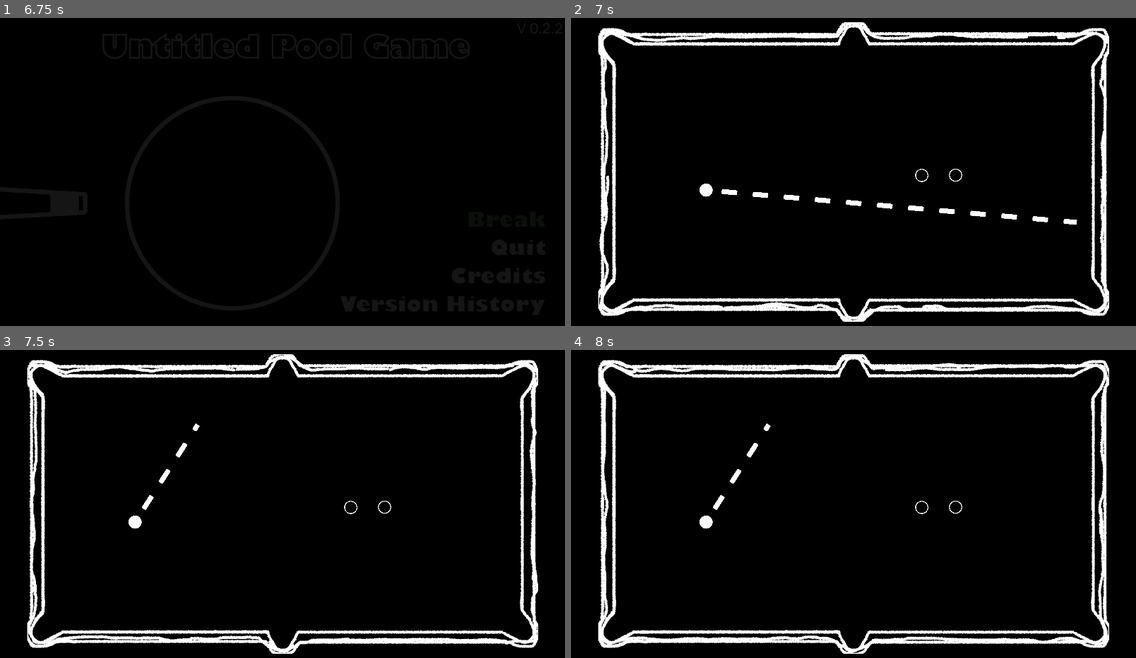
Above: before the commit, frames 1-4 (two rows, left to right).
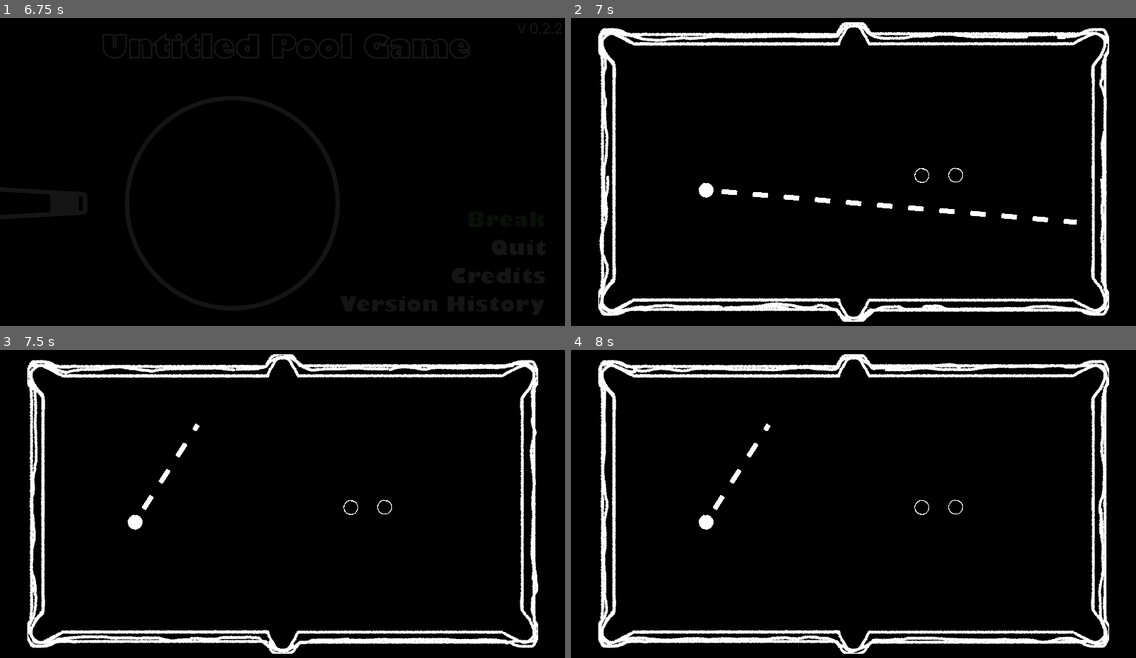
Above: after the commit, the same moments.

Repository: Muirotidua/IMGD1001-Project
Game: Godot game, scene res://scenes/splash_screen.tscn
Two runs of this game, one before a commit and one after it. Both use one fixed random seed, a clock stepped at 60 frames per second and the inputs below.
Inputs (mouse positions are in pixels of both pictures, inside the frame that each line leads up to):
- Up to frame 1 (6.75 s): move the mouse to (406, 156) at 0.52 s; hold Space (ball_hit) 0.53-1.28 s; move the mouse to (169, 187) at 1.27 s; tap one key every 0.75 s from 1.35 s: I (print_info) Backspace (rewind_shot) Space (ball_hit) I (print_info) Backspace (rewind_shot); move the mouse to (339, 101) at 2.02 s; move the mouse to (254, 233) at 2.77 s; move the mouse to (452, 218) at 3.52 s; move the mouse to (113, 122) at 4.27 s; move the mouse to (310, 172) at 5.02 s; hold Space (ball_hit) 5.03-5.75 s; click (508, 221) at 5.75 s; click (508, 221) at 6.5 s
- Up to frame 2 (7 s): no input
- Up to frame 3 (7.5 s): move the mouse to (197, 423) at 7.27 s; tap I (print_info) at 7.35 s
- Up to frame 4 (8 s): no input

Frame 1 is identical in both runs. In frame 2, 0.1% of the frame differs, in the area x 22-70%, y 48-59%; in frame 3, 0.1%; in frame 4, 0.1%.

Commit message:
art for cue ball,8 ball, and cue stick

Diff:
--- a/scenes/cue_ball.tscn
+++ b/scenes/cue_ball.tscn
@@ -1,9 +1,28 @@
-[gd_scene load_steps=7 format=3 uid="uid://c3ypj135jxvjd"]
+[gd_scene load_steps=10 format=3 uid="uid://c3ypj135jxvjd"]
 
 [ext_resource type="PhysicsMaterial" uid="uid://cnfo7swlk8npp" path="res://scenes/ball_physics_material.tres" id="1_c01jm"]
 [ext_resource type="Script" uid="uid://djt8v3mxy0ylo" path="res://scripts/cue_ball.gd" id="1_tbouf"]
-[ext_resource type="Texture2D" uid="uid://unfatubegi3u" path="res://visuals/ball/fullball.png" id="4_cov1h"]
+[ext_resource type="Texture2D" uid="uid://df7ixmmvqhnjd" path="res://visuals/cueball-filled/Untitled-1_0000_Layer-1-copy-3.png" id="3_datkq"]
 [ext_resource type="Texture2D" uid="uid://reh0mkbm5u42" path="res://visuals/ball/Dotted-Line Texture.png" id="4_datkq"]
+[ext_resource type="Texture2D" uid="uid://b3x7bm371vark" path="res://visuals/cueball-filled/Untitled-1_0001_Layer-1-copy-2.png" id="4_li0g8"]
+[ext_resource type="Texture2D" uid="uid://du3a6oavwejf8" path="res://visuals/cueball-filled/Untitled-1_0002_Layer-1-copy.png" id="5_h5tuf"]
+
+[sub_resource type="SpriteFrames" id="SpriteFrames_5bgfd"]
+animations = [{
+"frames": [{
+"duration": 1.0,
+"texture": ExtResource("3_datkq")
+}, {
+"duration": 1.0,
+"texture": ExtResource("4_li0g8")
+}, {
+"duration": 1.0,
+"texture": ExtResource("5_h5tuf")
+}],
+"loop": true,
+"name": &"default",
+"speed": 5.0
+}]
 
 [sub_resource type="CircleShape2D" id="CircleShape2D_nkrrx"]
 radius = 22.5
@@ -17,10 +36,11 @@
 script = ExtResource("1_tbouf")
 sprite_path = NodePath("FullBall")
 
-[node name="FullBall" type="Sprite2D" parent="."]
-position = Vector2(1.5258789e-05, 1.9073486e-06)
-scale = Vector2(0.075, 0.075)
-texture = ExtResource("4_cov1h")
+[node name="FullBall" type="AnimatedSprite2D" parent="."]
+scale = Vector2(0.06712963, 0.06712963)
+sprite_frames = SubResource("SpriteFrames_5bgfd")
+autoplay = "default"
+frame_progress = 0.818606
 
 [node name="CollisionShape2D" type="CollisionShape2D" parent="."]
 shape = SubResource("CircleShape2D_nkrrx")
--- a/scenes/eight_ball.tscn
+++ b/scenes/eight_ball.tscn
@@ -1,11 +1,30 @@
-[gd_scene load_steps=5 format=3 uid="uid://ci5cown6qsyjp"]
+[gd_scene load_steps=8 format=3 uid="uid://ci5cown6qsyjp"]
 
 [ext_resource type="PhysicsMaterial" uid="uid://cnfo7swlk8npp" path="res://scenes/ball_physics_material.tres" id="1_712ic"]
 [ext_resource type="Script" uid="uid://cil2w44gkmxcp" path="res://scripts/eight_ball.gd" id="2_712ic"]
-[ext_resource type="Texture2D" uid="uid://cxayemt1xa3us" path="res://visuals/ball/hollowball.png" id="3_h6wdm"]
+[ext_resource type="Texture2D" uid="uid://cktvwisdyjuhm" path="res://visuals/cueball-basic/Untitled-1_0000_Layer-1-copy-3.png" id="3_jl446"]
+[ext_resource type="Texture2D" uid="uid://i4bgn5mwk4l5" path="res://visuals/cueball-basic/Untitled-1_0001_Layer-1-copy-2.png" id="4_h6wdm"]
+[ext_resource type="Texture2D" uid="uid://bgpgtdbg61x6t" path="res://visuals/cueball-basic/Untitled-1_0002_Layer-1-copy.png" id="5_os32q"]
+
+[sub_resource type="SpriteFrames" id="SpriteFrames_v6toh"]
+animations = [{
+"frames": [{
+"duration": 1.0,
+"texture": ExtResource("3_jl446")
+}, {
+"duration": 1.0,
+"texture": ExtResource("4_h6wdm")
+}, {
+"duration": 1.0,
+"texture": ExtResource("5_os32q")
+}],
+"loop": true,
+"name": &"default",
+"speed": 5.0
+}]
 
 [sub_resource type="CircleShape2D" id="CircleShape2D_w5es4"]
-radius = 22.5
+radius = 25.019981
 
 [node name="Ball" type="RigidBody2D"]
 physics_material_override = ExtResource("1_712ic")
@@ -15,9 +34,11 @@
 sprite_path = NodePath("Hollowball")
 metadata/_custom_type_script = "uid://bu48frm47bqx2"
 
-[node name="Hollowball" type="Sprite2D" parent="."]
+[node name="Hollowball" type="AnimatedSprite2D" parent="."]
 scale = Vector2(0.075, 0.075)
-texture = ExtResource("3_h6wdm")
+sprite_frames = SubResource("SpriteFrames_v6toh")
+autoplay = "default"
+frame_progress = 0.8289112
 
 [node name="CollisionShape2D" type="CollisionShape2D" parent="."]
 position = Vector2(1.5258788e-05, 3.814697e-06)
--- a/scripts/base_ball.gd
+++ b/scripts/base_ball.gd
@@ -5,7 +5,7 @@
 
 @onready var motion_label: Label = $NonRotate/MotionLabel
 @onready var speed_label: Label = $NonRotate/SpeedLabel
-@onready var sprite: Sprite2D = get_node(sprite_path)
+@onready var sprite: AnimatedSprite2D = get_node(sprite_path)
 
 const DEFAULT_SCALE: Vector2 = Vector2(0.075, 0.075)
 
Binary file added: visuals/cueball-basic/Untitled-1_0000_Layer-1-copy-3.png
Not shown, added: visuals/cueball-basic/Untitled-1_0000_Layer-1-copy-3.png.import
Binary file added: visuals/cueball-basic/Untitled-1_0001_Layer-1-copy-2.png
Not shown, added: visuals/cueball-basic/Untitled-1_0001_Layer-1-copy-2.png.import
Binary file added: visuals/cueball-basic/Untitled-1_0002_Layer-1-copy.png
Not shown, added: visuals/cueball-basic/Untitled-1_0002_Layer-1-copy.png.import
Binary file added: visuals/cueball-filled/Untitled-1_0000_Layer-1-copy-3.png
Not shown, added: visuals/cueball-filled/Untitled-1_0000_Layer-1-copy-3.png.import
Binary file added: visuals/cueball-filled/Untitled-1_0001_Layer-1-copy-2.png
Not shown, added: visuals/cueball-filled/Untitled-1_0001_Layer-1-copy-2.png.import
Binary file added: visuals/cueball-filled/Untitled-1_0002_Layer-1-copy.png
Not shown, added: visuals/cueball-filled/Untitled-1_0002_Layer-1-copy.png.import
(and 7 more such lines)
